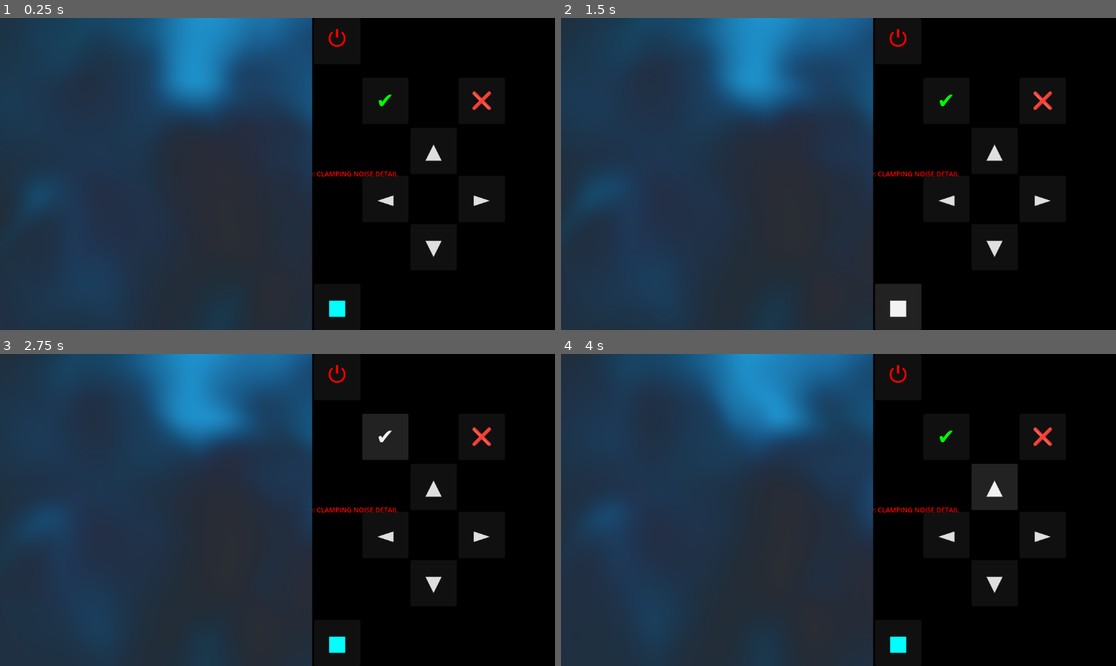
Above: before the commit, frames 1-4 (two rows, left to right).
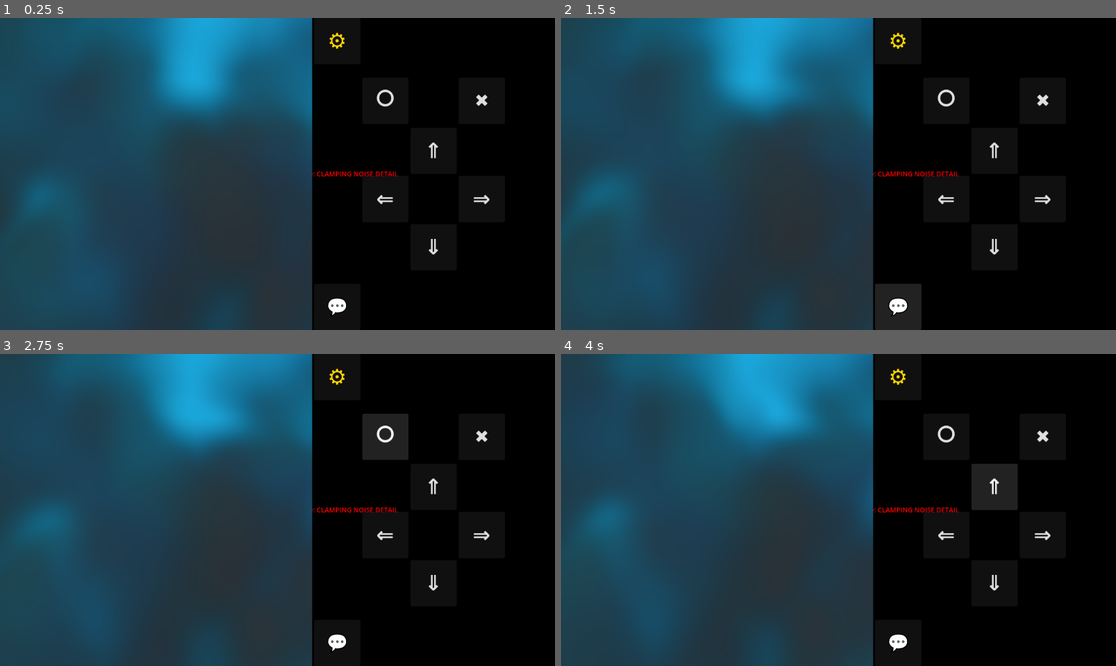
Above: after the commit, the same moments.

Repository: ocybin-solo/TATOOL
Game: Godot game, scene res://main.tscn
The game is run twice, just before and just after one commit, with the same random seed, the same clock (stepped at 60 frames per second) and the same inputs.
Inputs:
- Up to frame 1 (0.25 s): no input
- Up to frame 2 (1.5 s): click "⏻" (after the commit: "⚙") at 0.5 s; click "■" (after the commit: "💬") at 1.25 s
- Up to frame 3 (2.75 s): click "✔" (after the commit: "⭘") at 2 s
- Up to frame 4 (4 s): click "❌" (after the commit: "✖") at 2.75 s; click "▲" (after the commit: "⇑") at 3.5 s

The runs differ from the first frame. In frame 1, 5.3% of the frame differs, in the area x 6-89%, y 3-96%; in frame 2, 5.3%; in frame 3, 5.1%; in frame 4, 4.6%.

Commit message:
Gave Domain warp better color
Gemini helped add in a way to give multiple colors to the domain warping

Diff:
--- a/DynamicUI.gd
+++ b/DynamicUI.gd
@@ -84,10 +84,10 @@
 
 	# A Button (✔ ACCEPT)
 	btn_channel = Button.new()
-	btn_channel.text = "✔\n"
+	btn_channel.text = "⭘"
 	btn_channel.custom_minimum_size = Vector2(96, 96)
 	btn_channel.add_theme_font_size_override("font_size", 44)
-	btn_channel.add_theme_color_override("font_color", Color.GREEN)
+	#btn_channel.add_theme_color_override("font_color", Color.GREEN)
 	btn_channel.pressed.connect(_on_action_button_a) # Wired to Accept logic
 	action_row.add_child(btn_channel)
 
@@ -98,10 +98,10 @@
 
 	# B Button (❌ BACK)
 	btn_sens_left = Button.new()
-	btn_sens_left.text = "❌\n"
+	btn_sens_left.text = "✖"
 	btn_sens_left.custom_minimum_size = Vector2(96, 96)
-	btn_sens_left.add_theme_font_size_override("font_size", 44)
-	btn_sens_left.add_theme_color_override("font_color", Color.RED)
+	btn_sens_left.add_theme_font_size_override("font_size", 36)
+	#btn_sens_left.add_theme_color_override("font_color", Color.RED)
 	btn_sens_left.pressed.connect(_on_action_button_b) # Wired to Exit/Back logic
 	action_row.add_child(btn_sens_left)
 
@@ -123,7 +123,7 @@
 	# Row 1: Dead Space | UP | Dead Space
 	dpad_grid.add_child(Control.new())
 	btn_param_up = Button.new()
-	btn_param_up.text = "▲"
+	btn_param_up.text = "⇑"
 	btn_param_up.custom_minimum_size = Vector2(96, 96)
 	btn_param_up.add_theme_font_size_override("font_size", 44)
 	btn_param_up.pressed.connect(_on_dpad_up) # Wired to Navigate Up
@@ -132,7 +132,7 @@
 
 	# Row 2: LEFT | CENTER DISPLAY INDEX | RIGHT
 	btn_channel_prev = Button.new()
-	btn_channel_prev.text = "◄"
+	btn_channel_prev.text = "⇐"
 	btn_channel_prev.custom_minimum_size = Vector2(96, 96)
 	btn_channel_prev.add_theme_font_size_override("font_size", 44)
 	btn_channel_prev.pressed.connect(_on_dpad_left) # Wired to Cycle Left
@@ -146,7 +146,7 @@
 	dpad_grid.add_child(label_sens_indicator)
 
 	btn_channel_next = Button.new()
-	btn_channel_next.text = "►"
+	btn_channel_next.text = "⇒"
 	btn_channel_next.custom_minimum_size = Vector2(96, 96)
 	btn_channel_next.add_theme_font_size_override("font_size", 44)
 	btn_channel_next.pressed.connect(_on_dpad_right) # Wired to Cycle Right
@@ -155,7 +155,7 @@
 	# Row 3: Dead Space | DOWN | Dead Space
 	dpad_grid.add_child(Control.new())
 	btn_param_down = Button.new()
-	btn_param_down.text = "▼"
+	btn_param_down.text = "⇓"
 	btn_param_down.custom_minimum_size = Vector2(96, 96)
 	btn_param_down.add_theme_font_size_override("font_size", 44)
 	btn_param_down.pressed.connect(_on_dpad_down) # Wired to Navigate Down
@@ -429,7 +429,7 @@
 	if main_manager:
 		match main_manager.get("active_shader_layer"):
 			0: layer_header = "[PASS 1: PATTERN]"
-			1: layer_header = "[PASS 2: WARP]"
+			1: layer_header = "[PASS 2: GEOMETRIC EFFECTS]"
 			2: layer_header = "[PASS 3: FILTERS]"
 
 	# --- UPGRADED REAL-TIME HUD STATUS STRING CONCATENATION ---
--- a/MainManager.gd
+++ b/MainManager.gd
@@ -221,10 +221,10 @@
 
 	# 🌟 PWR Button on TOP
 	btn_shader_menu = Button.new()
-	btn_shader_menu.text = "⏻\n"
+	btn_shader_menu.text = "⚙\n"
 	btn_shader_menu.custom_minimum_size = Vector2(96, 96)
 	btn_shader_menu.size_flags_vertical = Control.SIZE_SHRINK_BEGIN
-	btn_shader_menu.add_theme_color_override("font_color", Color.RED)
+	btn_shader_menu.add_theme_color_override("font_color", Color.GOLD)
 	btn_shader_menu.add_theme_font_size_override("font_size", 44)
 	# 🌟 WIRE RE-CONNECTED: Link PWR button to its handler method
 	btn_shader_menu.pressed.connect(_on_shader_menu_button_pressed)
@@ -237,10 +237,10 @@
 
 	# 🌟 OPT Button on BOTTOM
 	btn_select_pass = Button.new()
-	btn_select_pass.text = "■\n"
+	btn_select_pass.text = "💬\n"
 	btn_select_pass.custom_minimum_size = Vector2(96, 96)
 	btn_select_pass.size_flags_vertical = Control.SIZE_SHRINK_END
-	btn_select_pass.add_theme_color_override("font_color", Color.CYAN)
+	btn_select_pass.add_theme_color_override("font_color", Color.CORNFLOWER_BLUE)
 	btn_select_pass.add_theme_font_size_override("font_size", 44)
 	# 🌟 WIRE RE-CONNECTED: Link OPT button to its handler method
 	btn_select_pass.pressed.connect(_on_select_pass_button_pressed)
@@ -425,7 +425,7 @@
 	label_title.add_theme_color_override("font_color", Color.RED)
 	menu_list_box.add_child(label_title)
 
-	var options = ["◀ BACK TO GRAPHICS", "⚙ APP CONFIG OPTIONS", "⏻ EXIT APPLICATION"]
+	var options = ["BACK TO GAME", "⚙ APP CONFIG OPTIONS", "⏻ EXIT APPLICATION"]
 	for i in range(options.size()):
 		var lbl = Label.new()
 		lbl.horizontal_alignment = HORIZONTAL_ALIGNMENT_CENTER
--- a/ShaderLibrary.gd
+++ b/ShaderLibrary.gd
@@ -361,7 +361,12 @@
 uniform float u_warp_strength = 1.1; // @label Warp Strength | @min 0 | @max 4 | @sens 0.05
 uniform float u_noise_detail = 4.0; // @label Noise Detail | @min 1 | @max 5 | @sens 1
 uniform float u_flow_speed = 0.4; // @label Flow Speed | @min 0 | @max 3 | @sens 0.05
-uniform vec4 u_pattern_color : source_color = vec4(0.1, 0.7, 0.9, 1.0); // @label Pattern Color | @min 0 | @max 1 | @sens 0.02
+
+// FOUR DISTINCT COLOR SLOTS EXPOSED TO THE USER
+uniform vec4 u_color_base : source_color = vec4(0.02, 0.02, 0.05, 1.0); // @label Base Color | @min 0 | @max 1 | @sens 0.02
+uniform vec4 u_color_warp_q : source_color = vec4(0.12, 0.0, 0.22, 1.0); // @label Distortion Color A | @min 0 | @max 1 | @sens 0.02
+uniform vec4 u_color_warp_r : source_color = vec4(0.0, 0.5, 0.5, 1.0); // @label Distortion Color B | @min 0 | @max 1 | @sens 0.02
+uniform vec4 u_pattern_color : source_color = vec4(0.1, 0.7, 0.9, 1.0); // @label Highlight Color | @min 0 | @max 1 | @sens 0.02
 
 float fbm_hash2d(vec2 p) { return fract(sin(dot(p, vec2(127.1, 311.7))) * 43758.5453123); }
 float fbm_value_noise(vec2 p) {
@@ -382,13 +387,27 @@
 vec4 fx_fbm(vec2 uv) {
 	vec2 st = uv * u_warp_frequency;
 	float scaled_time = u_time * u_flow_speed;
+
+	// Extracting the data layers
 	vec2 q = vec2(fbm_octaves(st + vec2(scaled_time * 0.2)), fbm_octaves(st + vec2(5.2, 1.3) + vec2(scaled_time * 0.15)));
 	vec2 r = vec2(fbm_octaves(st + u_warp_strength * q + vec2(1.7, 9.2) + vec2(scaled_time * 0.3)), fbm_octaves(st + u_warp_strength * q + vec2(8.3, 2.8) + vec2(scaled_time * 0.05)));
 	float final_field_math = fbm_octaves(st + u_warp_strength * r);
-	vec4 core_bg = mix(vec4(0.02, 0.02, 0.05, 1.0), vec4(0.12, 0.0, 0.22, 1.0), clamp(length(q), 0.0, 1.0));
-	return mix(core_bg, u_pattern_color, final_field_math) * (final_field_math * 1.5 + 0.3);
+
+	// 1. Core mix: Blends Base Color into Warp Q color based on the magnitude of the first warp layer
+	vec4 dynamic_color = mix(u_color_base, u_color_warp_q, clamp(length(q), 0.0, 1.0));
+
+	// 2. Secondary layer mix: Infuses Warp R color based on the directional variance (angle) of the secondary veins
+	float angle_factor = (atan(r.y, r.x) + 3.14159) / 6.28318; // normalize angle to 0.0 - 1.0
+	dynamic_color = mix(dynamic_color, u_color_warp_r, clamp(angle_factor * length(r), 0.0, 1.0));
+
+	// 3. Final field layer: Layers the Pattern/Highlight color using the overall scalar intensity
+	vec4 final_mix = mix(dynamic_color, u_pattern_color, final_field_math);
+
+	// Maintain your original brightness multiplier shading curve
+	return final_mix * (final_field_math * 1.5 + 0.3);
 }
 """
+
 
 const SRC_KALEIDOSCOPE: String = """
 uniform float u_segments = 6.0; // @label Slides | @min 1 | @max 32 | @sens 1
